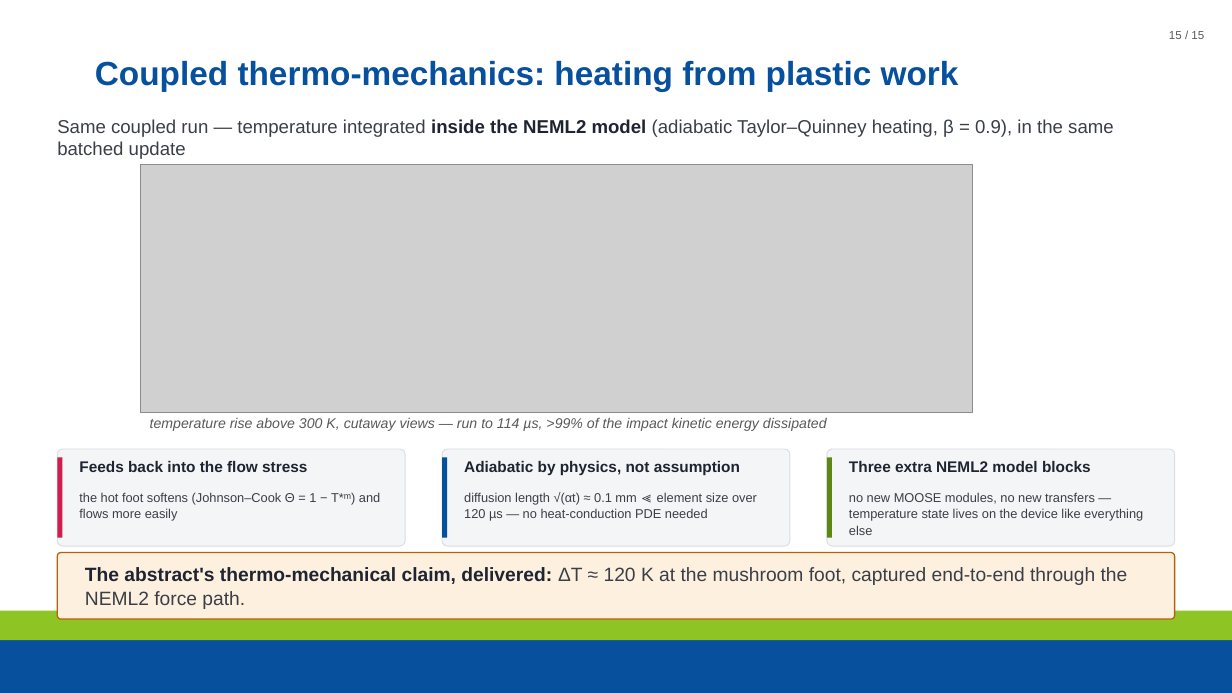
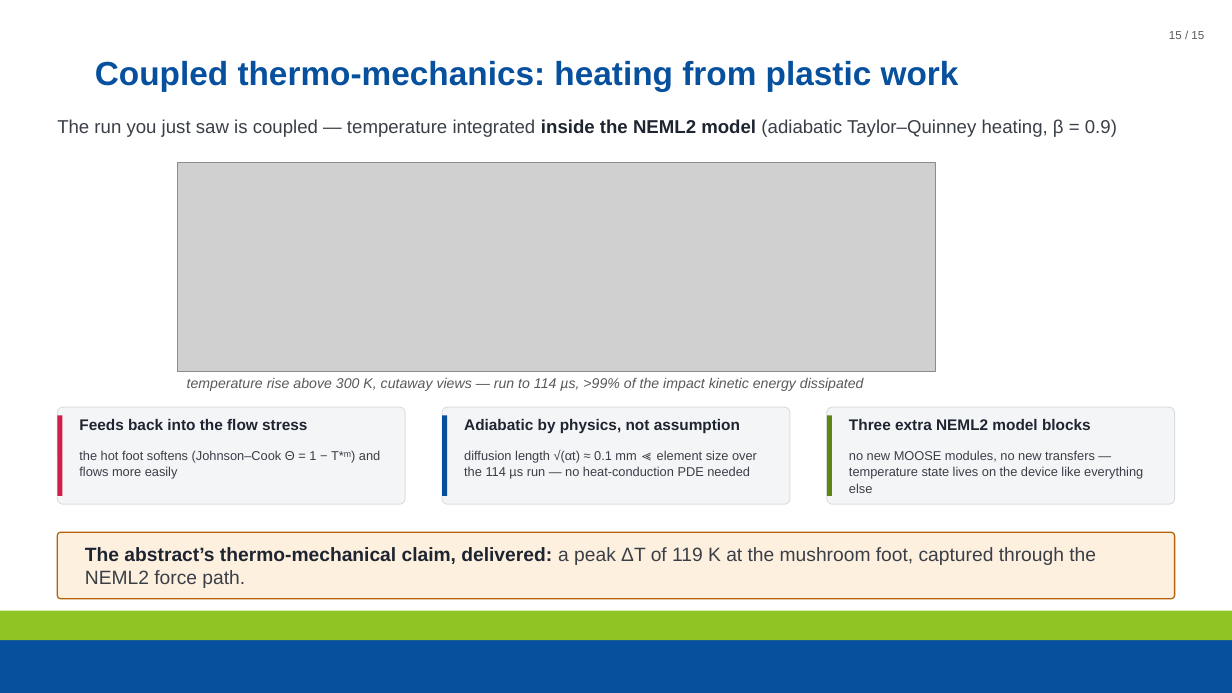
Before and after one commit to maxnezdyur/marlin, a slide deck: slide 15 of examples/impact/slide_assets/WCCM_NEML2_explicit_dynamics_v2.pptx. Drawn at 1232x693 pixels with LibreOffice and Linux fonts; fonts in the diff are those of the drawing; grey boxes stand for pictures; background and template pictures are left out. Boxes give left, top, right and bottom in pixels: in the first picture for what was removed or moved away, otherwise in the second. Text is boxed around its words. In the diff, an @@ line names an element or a change of style, - is before the commit and + after.

```diff
--- a/examples/impact/slide_assets/WCCM_NEML2_explicit_dynamics_v2.pptx
+++ b/examples/impact/slide_assets/WCCM_NEML2_explicit_dynamics_v2.pptx
@@ text at <box>57,119,1117,137</box>: text changed @@
-Same coupled run — temperature integrated inside the NEML2 model (adiabatic Taylor–Quinney heating, β = 0.9), in the same batched update
+The run you just saw is coupled — temperature integrated inside the NEML2 model (adiabatic Taylor–Quinney heating, β = 0.9)
@@ picture: place and size @@
-picture at <box>140,165,972,412</box>
+picture at <box>177,163,935,372</box>
@@ text "temperature rise above 300 K, ...": place and size @@
-text "temperature rise above 300 K, ..." at <box>150,418,827,431</box>
+text "temperature rise above 300 K, ..." at <box>187,378,864,391</box>
@@ 5 texts, 3 rounded rectangles, 3 rectangles: place and size @@
-5 texts, 3 rounded rectangles, 3 rectangles at <box>57,449,1175,546</box>
+5 texts, 3 rounded rectangles, 3 rectangles at <box>57,408,1175,505</box>
@@ text at <box>464,450,757,479</box>: text changed @@
-diffusion length √(αt) ≈ 0.1 mm ≪ element size over 120 µs — no heat-conduction PDE needed
+diffusion length √(αt) ≈ 0.1 mm ≪ element size over the 114 µs run — no heat-conduction PDE needed
@@ rounded rectangle: place and size @@
-rounded rectangle at <box>57,553,1175,619</box>
+rounded rectangle at <box>57,532,1175,599</box>
@@ text at <box>85,547,1096,588</box>: text changed @@
-The abstract's thermo-mechanical claim, delivered: ΔT ≈ 120 K at the mushroom foot, captured end-to-end through the NEML2 force path.
+The abstract’s thermo-mechanical claim, delivered: a peak ΔT of 119 K at the mushroom foot, captured through the NEML2 force path.
```
Also in this commit, not shown: 14 other slides changed, 2 other files.
